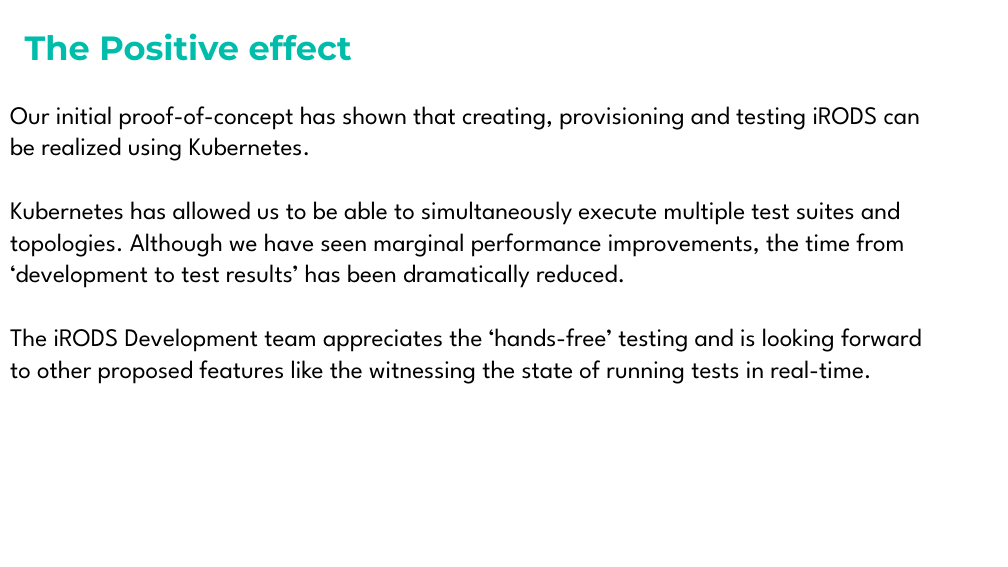
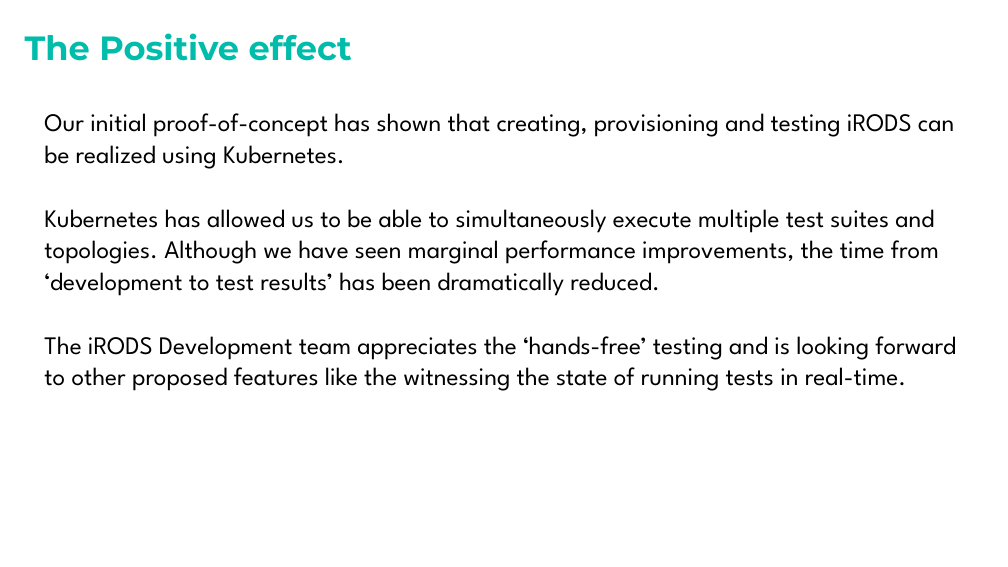
Before and after one commit to irods/irods_k8s, a slide deck: slide 14 of Docs/iRODS SuperV presentation.pptx (slide 13 before the commit). Drawn at 1008x567 pixels with LibreOffice and Linux fonts; fonts in the diff are those of the drawing; background and template pictures are left out. Boxes give left, top, right and bottom in pixels: in the first picture for what was removed or moved away, otherwise in the second. Text is boxed around its words. In the diff, an @@ line names an element or a change of style, - is before the commit and + after.

```diff
--- a/Docs/iRODS SuperV presentation.pptx
+++ b/Docs/iRODS SuperV presentation.pptx
@@ text "Our initial proof-of-concept has shown ...": place and size @@
-text "Our initial proof-of-concept has shown ..." at <box>10,106,922,384</box>
+text "Our initial proof-of-concept has shown ..." at <box>44,113,956,391</box>
```
Also in this commit, not shown: 9 other slides changed, 1 slide added, 1 other file.
